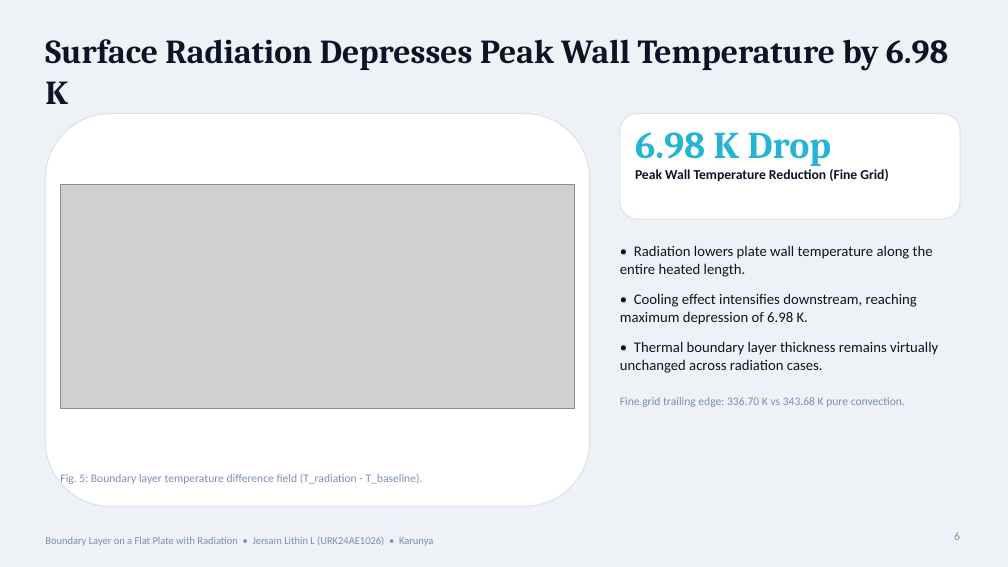
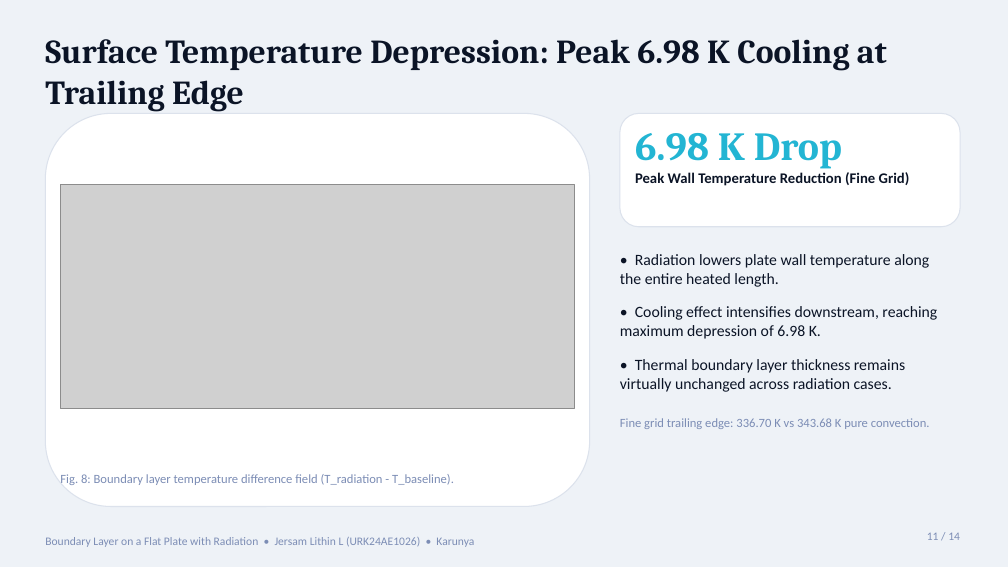
Before and after one commit to Jersam-l/flat-plate-with-radiation-cfd, a slide deck: slide 11 of Flat_Plate_Radiation_CFD_Pitch.pptx (slide 6 before the commit). Drawn at 1008x567 pixels with LibreOffice and Linux fonts; fonts in the diff are those of the drawing; grey boxes stand for pictures. Boxes give left, top, right and bottom in pixels: in the first picture for what was removed or moved away, otherwise in the second. Text is boxed around its words. In the diff, an @@ line names an element or a change of style, - is before the commit and + after.

Commit message:
feat(pitch): expanded 14-slide narrative story deck with large legible fonts for Jersam Lithin L

```diff
--- a/Flat_Plate_Radiation_CFD_Pitch.pptx
+++ b/Flat_Plate_Radiation_CFD_Pitch.pptx
@@ text at [45, 39, 887, 112]: text changed @@
-Surface Radiation Depresses Peak Wall Temperature by 6.98 K
+Surface Temperature Depression: Peak 6.98 K Cooling at Trailing Edge
@@ rounded rectangle: place and size @@
-rounded rectangle at [620, 113, 960, 219]
+rounded rectangle at [620, 113, 960, 227]
@@ text "6.98 K Drop" at [635, 133, 910, 186]: size 36 to 38 pt in "6.98 K Drop"; size 13 to 14 pt in "Peak Wall Temperature Reduction (Fine Grid)" @@
@@ text "• Radiation lowers plate wall ...": place and size @@
-text "• Radiation lowers plate wall ..." at [620, 245, 938, 407]
+text "• Radiation lowers plate wall ..." at [620, 254, 937, 429]
@@ text "• Radiation lowers plate wall ..." at [620, 254, 937, 429]: size 14 to 15 pt in "• Radiation lowers plate wall temperature along ...", "• Cooling effect intensifies downstream, reaching maximum ...", "• Thermal boundary layer thickness remains virtually ..."; size 11 to 12 pt in "Fine grid trailing edge: 336.70 K vs ..."; more space between paragraphs @@
@@ text at [60, 474, 454, 485]: text changed; size 11 to 12 pt @@
-Fig. 5: Boundary layer temperature difference field (T_radiation - T_baseline).
+Fig. 8: Boundary layer temperature difference field (T_radiation - T_baseline).
@@ text "Boundary Layer on a Flat ..." at [45, 537, 474, 547]: size 10 to 11 pt @@
@@ text at [927, 533, 960, 540]: text changed @@
-6
+11 / 14
```
Also in this commit, not shown: 6 other slides changed, 7 slides added, 1 slide removed, 55 other files.
